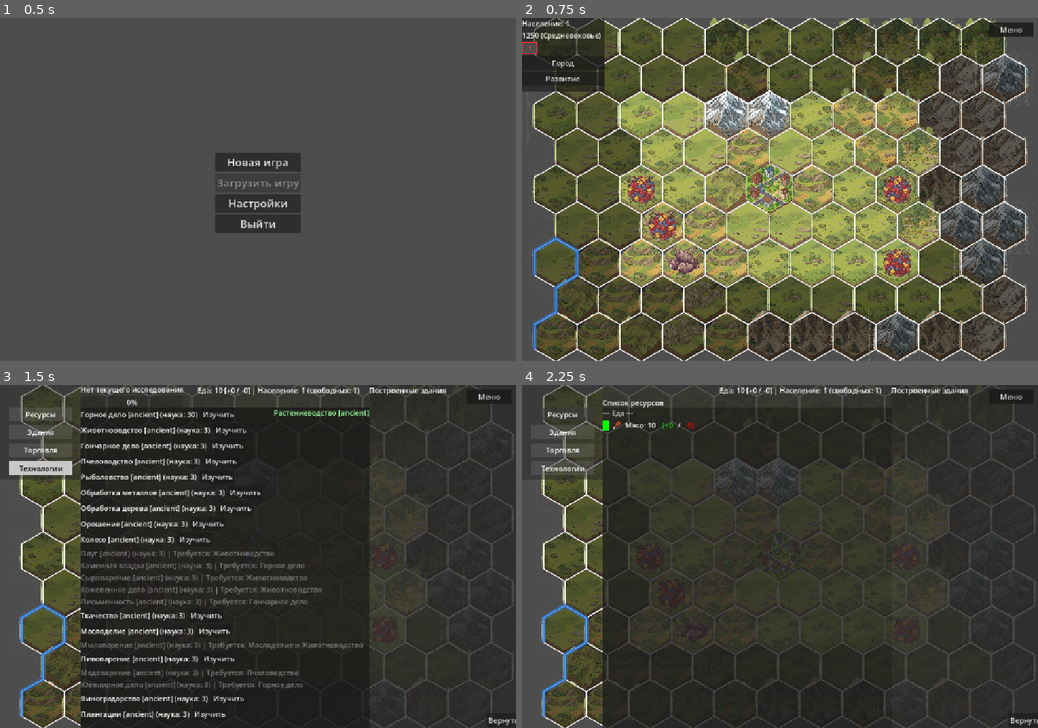
Above: before the commit, frames 1-4 (two rows, left to right).
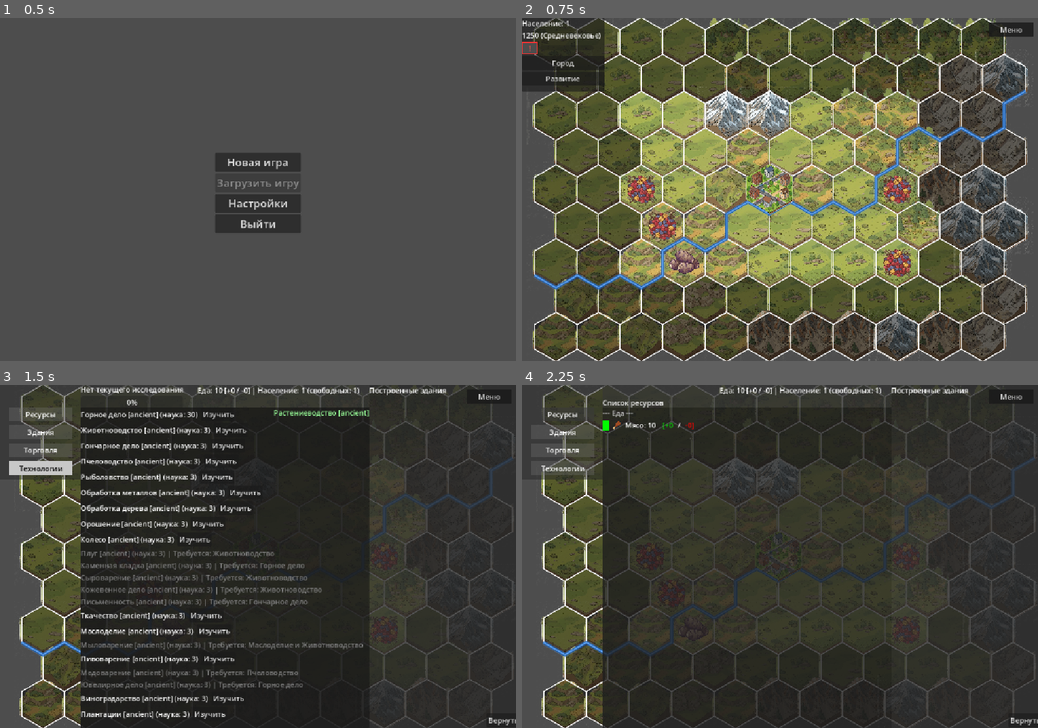
Above: after the commit, the same moments.

Repository: Night-Pryanik/The-City
Game: Godot game, scene res://scenes/main_menu.tscn
Same seed, same stepped clock (60 frames per second), same inputs: the game is played once before the commit and once after it.
Inputs:
- Up to frame 1 (0.5 s): no input
- Up to frame 2 (0.75 s): click "Новая игра" at 0.5 s
- Up to frame 3 (1.5 s): click "!" at 1.25 s
- Up to frame 4 (2.25 s): click "Ресурсы" at 2 s

Frame 1 is identical in both runs. In frame 2, 2.1% of the frame differs, in the area x 2-98%, y 20-97%; in frame 3, 0.7%; in frame 4, 1.0%.

Commit message:
Улучшен алгоритм генерации рек

Diff:
--- a/scripts/river_manager.gd
+++ b/scripts/river_manager.gd
@@ -140,146 +140,112 @@
 
 
 # -------------------------------------------------------
-# Генерирует одну реку: случайное блуждание по графу вершин
-# с ограничением угла поворота 60°.
+# Генерирует одну реку: A* поиск пути между двумя случайными
+# граничными вершинами с фильтрацией по углу поворота.
 # -------------------------------------------------------
 func _generate_river(graph: Dictionary, border_vertices: Array, rows: int, cols: int, radius: float) -> Array:
     var vertex_positions: Dictionary = graph["positions"]
     var neighbors_map: Dictionary = graph["neighbors"]
 
-    var map_center = HexUtils.hex_center(rows / 2, cols / 2, radius)
-
-    # --- Точка входа: случайная вершина на границе карты ---
-    var entry_key = border_vertices[randi() % border_vertices.size()]
-    var entry_pos = vertex_positions[entry_key]
-
-    # --- Начальное направление: в сторону центра карты ---
-    var inward_dir = (map_center - entry_pos).normalized()
-
-    # --- Выбираем первого соседа, идущего "внутрь" ---
-    var inward_candidates: Array = []
-    for n in neighbors_map[entry_key]:
-        var ndir = (vertex_positions[n] - entry_pos).normalized()
-        if ndir.dot(inward_dir) > 0:
-            inward_candidates.append(n)
-    if inward_candidates.is_empty():
-        inward_candidates = neighbors_map[entry_key]
-    if inward_candidates.is_empty():
+    if border_vertices.size() < 2:
         return []
 
-    var first_key = inward_candidates[randi() % inward_candidates.size()]
-    var dir = (vertex_positions[first_key] - entry_pos).normalized()
-
-    # --- Путь реки ---
-    var path: Array = [entry_pos, vertex_positions[first_key]]
-    var visited: Dictionary = {entry_key: true, first_key: true}
-    var prev_key = entry_key
-    var current_key = first_key
-
-    var step = 0
-    while step < MAX_WALK_STEPS:
-        step += 1
-        var current_pos = vertex_positions[current_key]
-
-        # Кандидаты: соседи, не предыдущая вершина и не посещённые
+    # Выбираем стартовую и целевую граничные вершины случайным образом
+    var start_idx = randi() % border_vertices.size()
+    var goal_idx = randi() % border_vertices.size()
+    while goal_idx == start_idx:
+        goal_idx = randi() % border_vertices.size()
+
+    var start_key = border_vertices[start_idx]
+    var goal_key = border_vertices[goal_idx]
+
+    # Ищем путь через A* без запрещённых вершин
+    var path_keys = _find_path_astar(start_key, goal_key, graph, {}, MAX_TURN_ANGLE_DEG)
+
+    if path_keys.is_empty():
+        return []
+
+    # Проверяем минимальную длину
+    if path_keys.size() < MIN_RIVER_LENGTH:
+        return []
+
+    # Преобразуем ключи в координаты
+    var path: Array = []
+    for k in path_keys:
+        path.append(vertex_positions[k])
+
+    return path
+
+
+# -------------------------------------------------------
+# A* поиск пути между двумя вершинами графа с фильтрацией
+# по углу поворота. Возвращает массив ключей вершин или пустой массив.
+# -------------------------------------------------------
+func _find_path_astar(start_key: String, goal_key: String, graph: Dictionary, forbidden_keys: Dictionary, max_turn_angle_deg: float) -> Array:
+    var vertex_positions: Dictionary = graph["positions"]
+    var neighbors_map: Dictionary = graph["neighbors"]
+
+    var open_set: Array = [start_key]
+    var came_from: Dictionary = {}
+    var g_score: Dictionary = {start_key: 0.0}
+    var f_score: Dictionary = {start_key: _heuristic(start_key, goal_key, vertex_positions)}
+
+    while not open_set.is_empty():
+        # Извлекаем узел с минимальным f_score
+        open_set.sort_custom(func(a, b):
+            var fa = f_score.get(a, INF)
+            var fb = f_score.get(b, INF)
+            return fa < fb)
+        var current = open_set.pop_front()
+
+        if current == goal_key:
+            return _reconstruct_path(came_from, current)
+
+        var current_pos = vertex_positions[current]
+        var dir = Vector2.ZERO
+        if came_from.has(current):
+            var prev_key = came_from[current]
+            dir = (current_pos - vertex_positions[prev_key]).normalized()
+        else:
+            # Для стартовой вершины направление к цели
+            dir = (vertex_positions[goal_key] - current_pos).normalized()
+
+        # Соседи
         var candidates: Array = []
-        for n in neighbors_map[current_key]:
-            if n == prev_key or visited.has(n):
+        for n in neighbors_map[current]:
+            if forbidden_keys.has(n):
                 continue
             candidates.append(n)
 
-        if candidates.is_empty():
-            break
-
-        # Фильтруем по углу (≤ 60°)
-        var valid: Array = _filter_by_angle(candidates, current_pos, dir, vertex_positions, MAX_TURN_ANGLE_DEG)
-
+        # Фильтруем по углу
+        var valid: Array = _filter_by_angle(candidates, current_pos, dir, vertex_positions, max_turn_angle_deg)
         if valid.is_empty():
-            # Запасной вариант: расширяем угол до 90°
-            valid = _filter_by_angle(candidates, current_pos, dir, vertex_positions, MAX_TURN_ANGLE_SOFT_DEG)
+            valid = _filter_by_angle(candidates, current_pos, dir, vertex_positions, max_turn_angle_deg + 30.0)
             if valid.is_empty():
-                break
-
-        # Проверка выхода на границу (только если путь уже достаточно длинный)
-        if path.size() >= MIN_LENGTH_FOR_EXIT:
-            for n in valid:
-                if border_vertices.has(n):
-                    path.append(vertex_positions[n])
-                    return path
-
-        # Сортируем кандидатов по возрастанию угла (ближе к "прямо")
-        valid.sort_custom(func(a, b):
-            var da = abs(_signed_angle(dir, vertex_positions[a] - current_pos))
-            var db = abs(_signed_angle(dir, vertex_positions[b] - current_pos))
-            return da < db)
-
-        # Выбор следующей вершины:
-        # 50% — "прямо" (наименьший угол), 30% — вторая по углу, 20% — случайная
-        var chosen
-        var roll = randf()
-        if roll < 0.5:
-            chosen = valid[0]
-        elif roll < 0.8 and valid.size() > 1:
-            chosen = valid[1]
-        else:
-            chosen = valid[randi() % valid.size()]
-
-        visited[chosen] = true
-        dir = (vertex_positions[chosen] - current_pos).normalized()
-        prev_key = current_key
-        current_key = chosen
-        path.append(vertex_positions[chosen])
-
-    # --- Принудительный выход на границу ---
-    # Если путь не достиг border vertex, а достаточно длинный,
-    # "жёстко" движемся к ближайшей border vertex по ребрам
-    var best_key = ""
-    if path.size() >= MIN_RIVER_LENGTH and not border_vertices.has(current_key):
-        var last_pos = path[path.size() - 1]
-        var best_dist_sq = INF
-        for bv in border_vertices:
-            if visited.has(bv):
                 continue
-            var dist_sq = last_pos.distance_squared_to(vertex_positions[bv])
-            if dist_sq < best_dist_sq:
-                best_dist_sq = dist_sq
-                best_key = bv
-        if best_key != "" and best_key != current_key:
-            var target_pos = vertex_positions[best_key]
-            var hard_prev = prev_key
-            var hard_current = current_key
-            var hard_step = 0
-            while hard_current != best_key and hard_step < 30:
-                hard_step += 1
-                var hard_candidates = []
-                for n in neighbors_map[hard_current]:
-                    if n == hard_prev or visited.has(n):
-                        continue
-                    hard_candidates.append(n)
-                if hard_candidates.is_empty():
-                    break
-                # Выбираем соседа, ближайшего к цели
-                var chosen_n = ""
-                var chosen_dist = INF
-                for n in hard_candidates:
-                    var n_dist = vertex_positions[n].distance_squared_to(target_pos)
-                    if n_dist < chosen_dist:
-                        chosen_dist = n_dist
-                        chosen_n = n
-                if chosen_n == "":
-                    break
-                path.append(vertex_positions[chosen_n])
-                visited[chosen_n] = true
-                hard_prev = hard_current
-                hard_current = chosen_n
-
-    # Гарантируем выход на границу: добавляем border vertex,
-    # если "жёсткий" путь не достиг цели (например, застрял
-    # внутри из‑за того, что все соседи уже посещены)
-    if best_key != "" and not visited.has(best_key):
-        path.append(vertex_positions[best_key])
-
-    return path
+
+        for neighbor in valid:
+            var tentative_g = g_score[current] + current_pos.distance_to(vertex_positions[neighbor])
+            if tentative_g < g_score.get(neighbor, INF):
+                came_from[neighbor] = current
+                g_score[neighbor] = tentative_g
+                f_score[neighbor] = tentative_g + _heuristic(neighbor, goal_key, vertex_positions)
+                if neighbor not in open_set:
+                    open_set.append(neighbor)
+
+    return []
+
+
+func _heuristic(a_key: String, b_key: String, vertex_positions: Dictionary) -> float:
+    return vertex_positions[a_key].distance_to(vertex_positions[b_key])
+
+
+func _reconstruct_path(came_from: Dictionary, current: String) -> Array:
+    var total_path: Array = [current]
+    while came_from.has(current):
+        current = came_from[current]
+        total_path.push_front(current)
+    return total_path
 
 
 # -------------------------------------------------------
